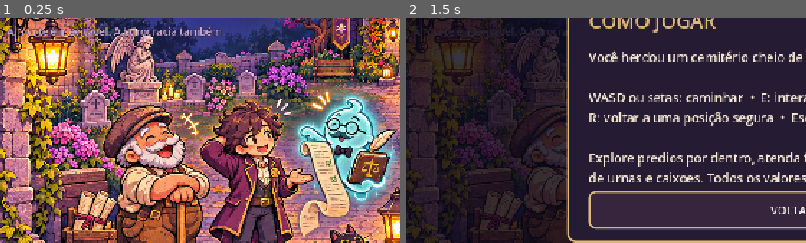
Above: before the commit, frames 1-2 (left to right).
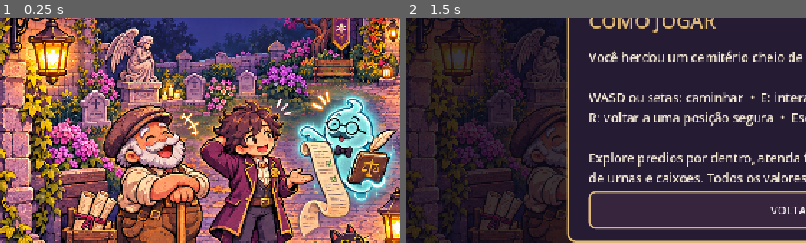
Above: after the commit, the same moments.

Repository: viniciushb104-png/descanse-em-paz
Game: Godot game, scene res://scenes/menu/main_menu.tscn
Two runs of this game, one before a commit and one after it. Both use one fixed random seed, a clock stepped at 60 frames per second and the inputs below.
Inputs:
- Up to frame 1 (0.25 s): no input
- Up to frame 2 (1.5 s): click "COMO JOGAR" at 0.5 s; click "COMO JOGAR" at 1.25 s
The pictures show only the part of the screen within x 2-52%, y 28-78%; the shares and areas given below are measured in that part.

The runs differ from the first frame. In frame 1, 1.1% of the frame differs, in the area x 2-57%, y 3-9%; in frame 2, 0.1%.

Commit message:
style(menu): remover frase abaixo do logotipo

Diff:
--- a/scripts/ui/main_menu.gd
+++ b/scripts/ui/main_menu.gd
@@ -220,7 +220,6 @@
 
 func _build_menu() -> void:
     # A frase fica logo abaixo da placa, acima dos personagens.
-    _make_label("A morte é inevitável. A burocracia também.", Vector2(30, 190), Vector2(420, 30), 15, LILAC)
 
     # Botões grandes sobre o gramado à direita; preservam mouse, teclado e toque.
     continue_button = _add_memorial_button("CONTINUAR EXPEDIENTE", 298.0, true)
